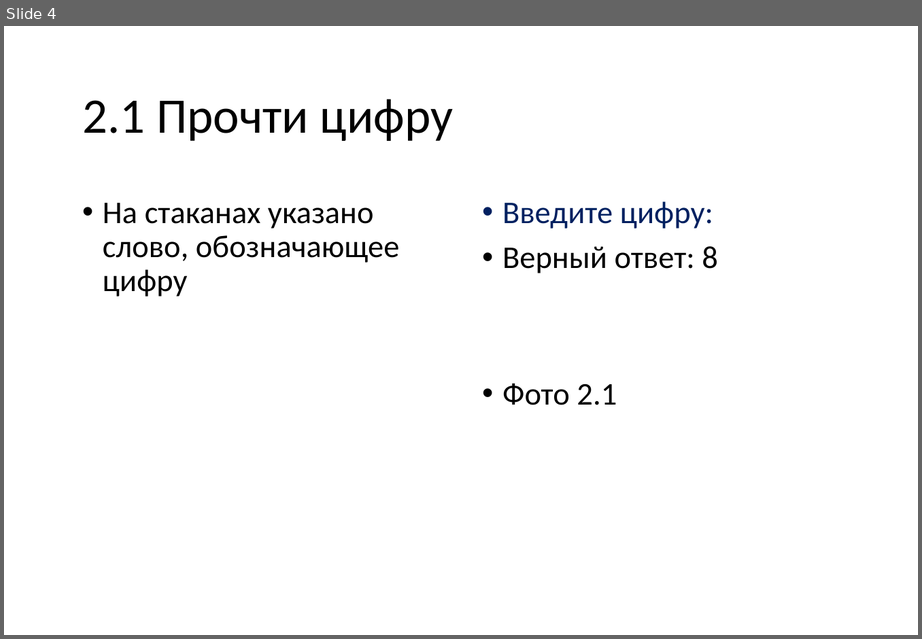
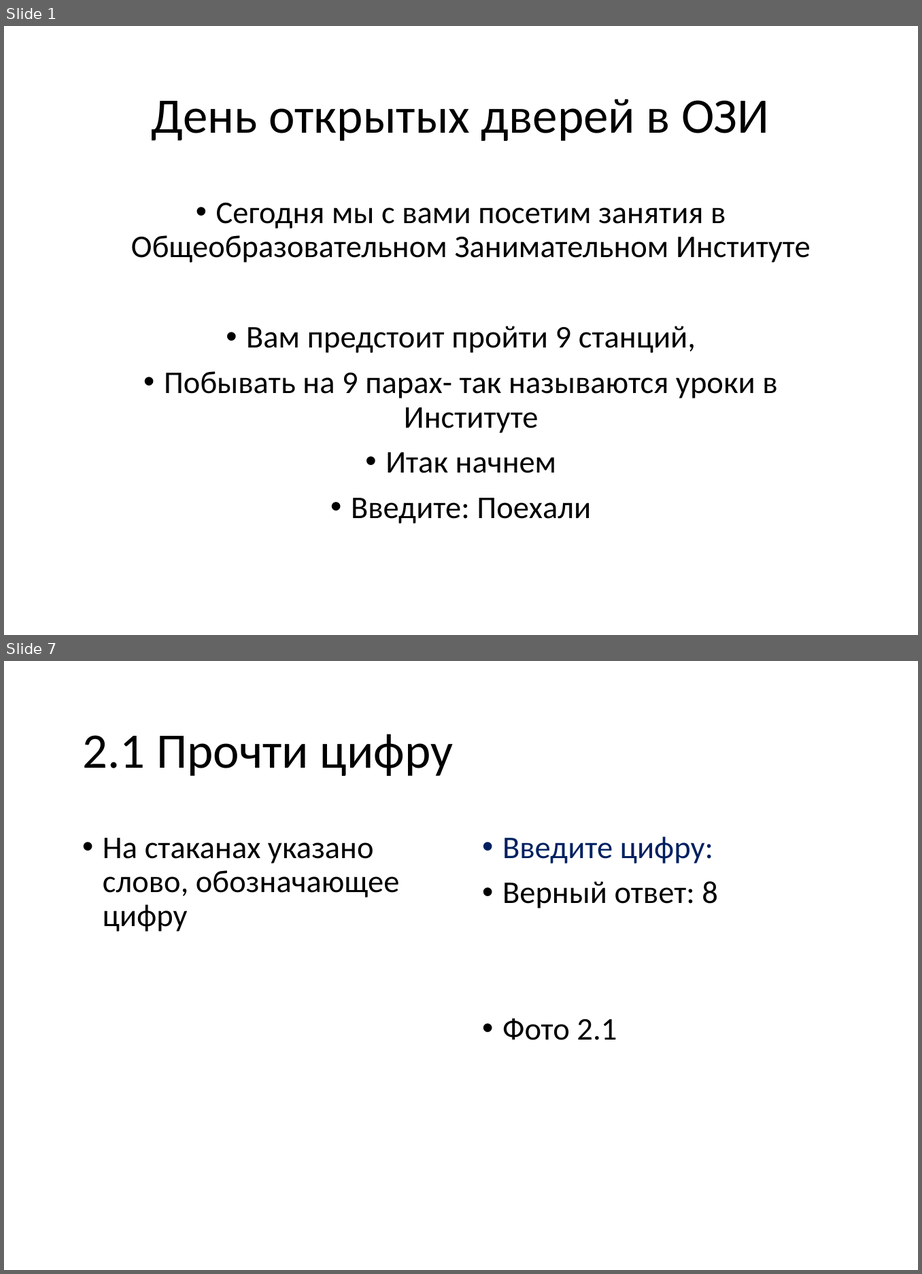
Before and after one commit to vvaassiihhaa/masha, a slide deck: КВЕСТ/Kvest 2706.pptx. Shown one above the other, each under a label of ours: slide 4 before the commit, slides 1 and 7 after it; the slides between them are not shown. The pictures are 922x639 and 922x1274 pixels, drawn with LibreOffice and Linux fonts; fonts in the diff are those of the drawing. Boxes give left, top, right and bottom in pixels: in the first picture for what was removed or moved away, otherwise in the second. Text is boxed around its words. In the diff, an @@ line names an element or a change of style, - is before the commit and + after.

```diff
--- a/КВЕСТ/Kvest 2706.pptx
+++ b/КВЕСТ/Kvest 2706.pptx
@@ slide 1 added at [4,26,918,635], background #FFFFFF @@
@@ title added at [152,99,769,141], 23.1 pt, text #000000 @@
+День открытых дверей в ОЗИ
@@ text added at [131,203,810,524], 14.7 pt, text #000000 @@
+• Сегодня мы с вами посетим занятия в Общеобразовательном Занимательном Институте
+• Вам предстоит пройти 9 станций,
+• Побывать на 9 парах- так называются уроки в Институте
+• Итак начнем
+• Введите: Поехали
@@ what was slide 4 is now slide 7 @@
```
Also in this commit, not shown: 10 slides changed, 10 other slides added, 1 slide removed.
